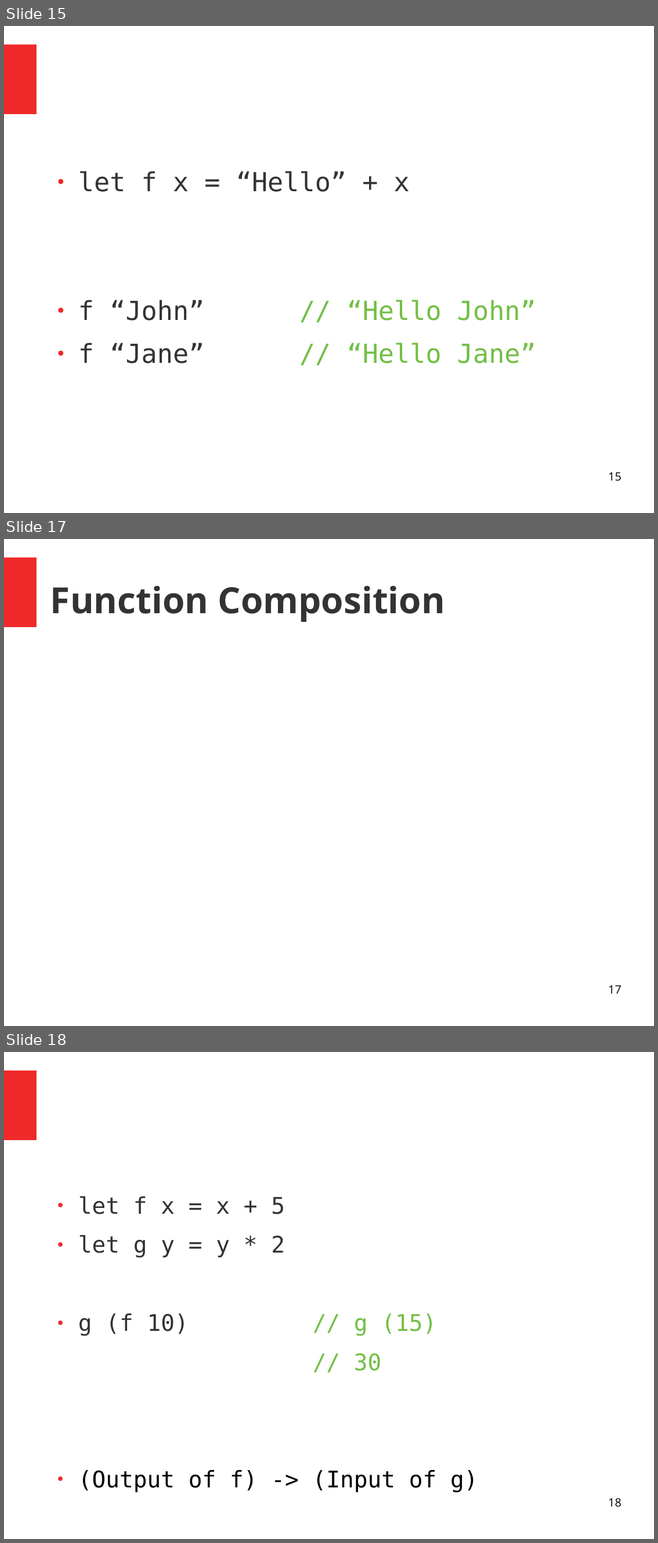
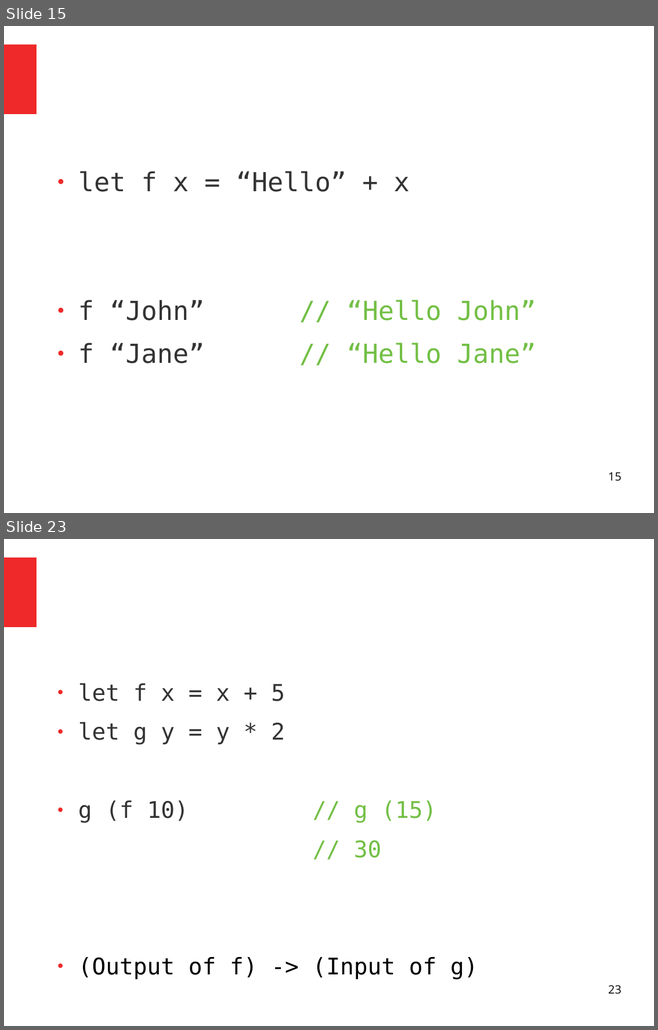
Before and after one commit to ChangHaiBin/FSharpPowerPoint, a slide deck: FSharp Talk.odp. Shown one above the other, each under a label of ours: slides 15, 17 and 18 before the commit, slides 15 and 23 after it; the slides between them are not shown. The pictures are 658x1543 and 658x1030 pixels, drawn with LibreOffice and Linux fonts; fonts in the diff are those of the drawing. Boxes give left, top, right and bottom in pixels: in the first picture for what was removed or moved away, otherwise in the second. Text is boxed around its words. In the diff, an @@ line names an element or a change of style, - is before the commit and + after.

```diff
--- a/FSharp Talk.odp
+++ b/FSharp Talk.odp
@@ slide 17 removed at <box>4,539,654,1026</box>, background #FFFFFF; not listed: 1 template element that a slide beside it also shows @@
@@ title removed at <box>50,586,445,622</box> @@
-Function Composition
@@ page number removed at <box>608,986,621,994</box> @@
-17
@@ what was slide 18 is now slide 23 @@
@@ page number at <box>608,985,621,994</box>: text changed @@
-18
+23
```
Also in this commit, not shown: 2 slides changed, 3 slides added, 1 other slide removed, 1 other file.
